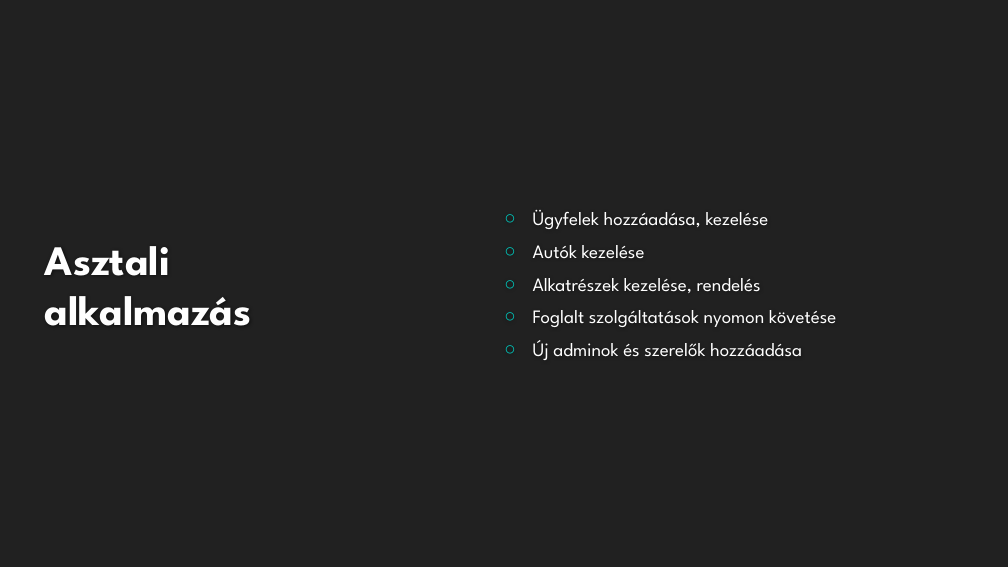
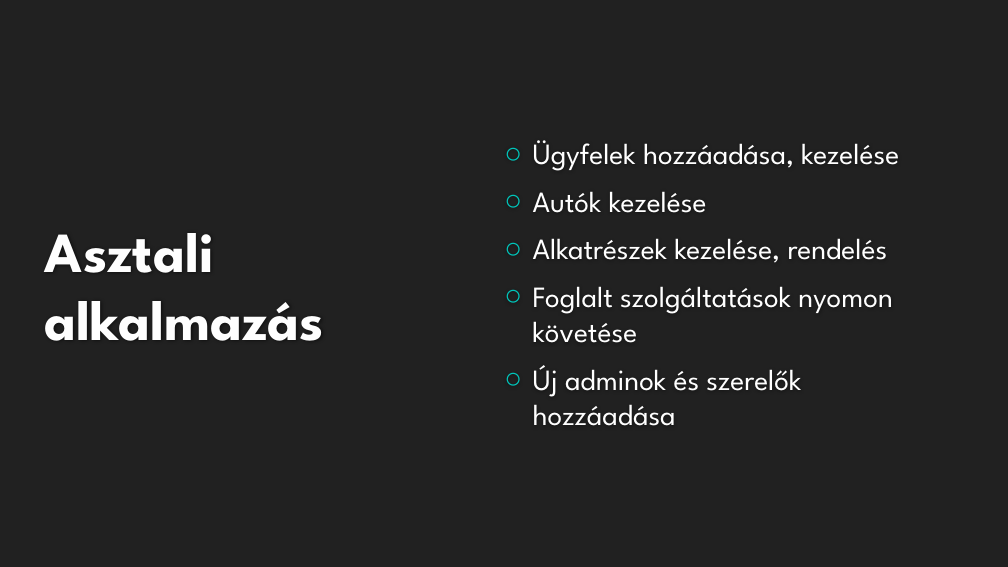
Before and after one commit to Andris2579/automuhely, a slide deck: slide 14 of Autóműhely.pptx (slide 11 before the commit). Drawn at 1008x567 pixels with LibreOffice and Linux fonts; fonts in the diff are those of the drawing; background and template pictures are left out. Boxes give left, top, right and bottom in pixels: in the first picture for what was removed or moved away, otherwise in the second. Text is boxed around its words. In the diff, an @@ line names an element or a change of style, - is before the commit and + after.

```diff
--- a/Autóműhely.pptx
+++ b/Autóműhely.pptx
@@ text "Ügyfelek hozzáadása, kezelése" at [533, 140, 899, 426]: size 18 to 28 pt; more space between paragraphs @@
@@ title "Asztali alkalmazás" at [45, 233, 324, 341]: size 40 to 54 pt @@
```
Also in this commit, not shown: 9 other slides changed, 9 slides added, 4 slides removed.
